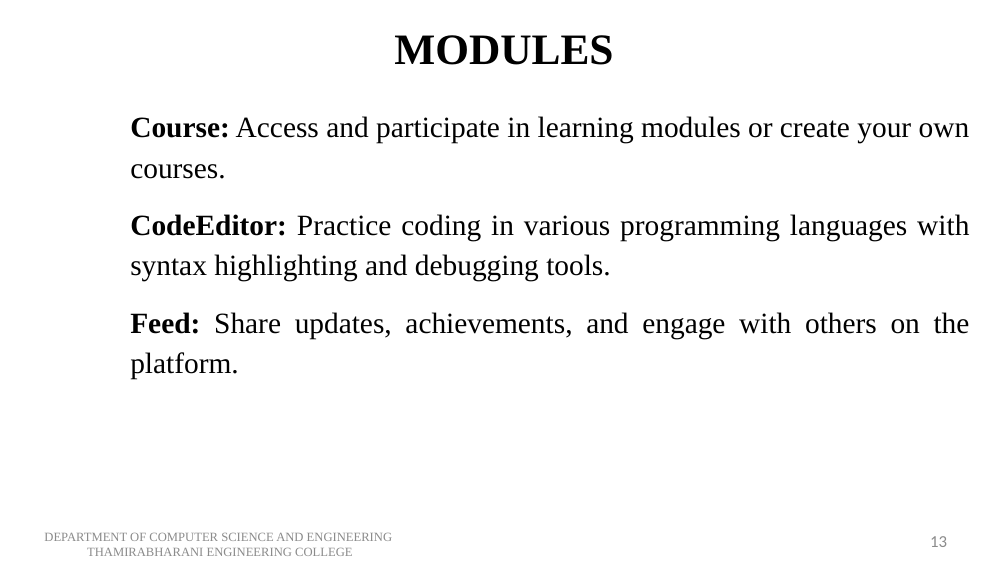
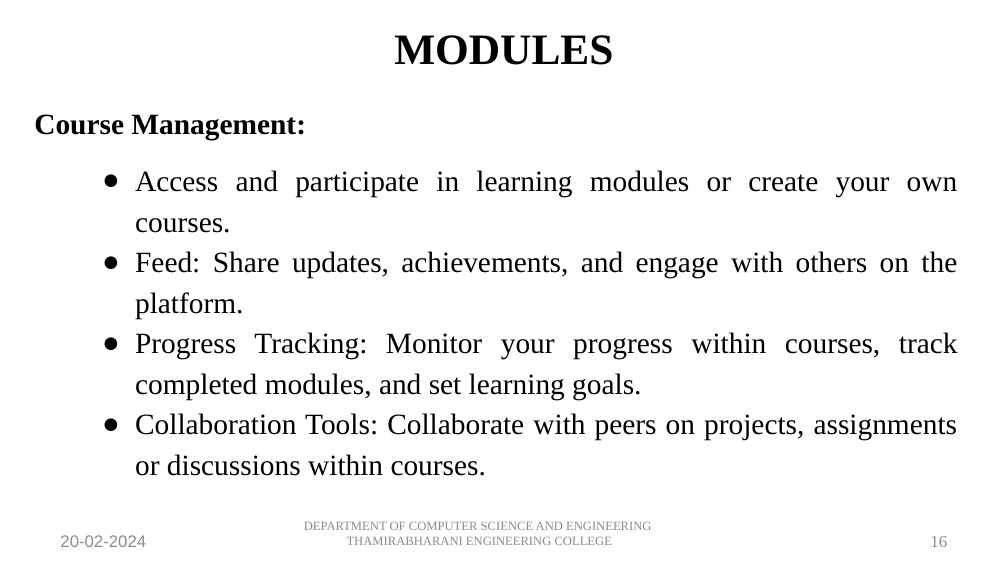
Before and after one commit to Saravana-Pon-Balan/LMS, a slide deck: slide 16 of Docs/review 1.pptx. Drawn at 1008x567 pixels with LibreOffice and Linux fonts; fonts in the diff are those of the drawing. Boxes give left, top, right and bottom in pixels: in the first picture for what was removed or moved away, otherwise in the second. Text is boxed around its words. In the diff, an @@ line names an element or a change of style, - is before the commit and + after.

```diff
--- a/Docs/review 1.pptx
+++ b/Docs/review 1.pptx
@@ text "Course Management:": place and size @@
-text "Course Management:" at [130,116,970,380]
+text "Course Management:" at [34,114,958,476]
@@ text at [34,114,958,233]: text changed @@
-Course: Access and participate in learning modules or create your own courses.
-CodeEditor: Practice coding in various programming languages with syntax highlighting and debugging tools.
+Course Management:
+● Access and participate in learning modules or create your own courses.
@@ text at [135,251,957,319]: bold off in "Feed:"; bullet none to ●; less space between paragraphs @@
@@ text at [135,332,958,476]: paragraphs added @@
+● Progress Tracking: Monitor your progress within courses, track completed modules, and set learning goals.
+● Collaboration Tools: Collaborate with peers on projects, assignments or discussions within courses.
@@ text added at [60,535,146,547], 12 pt, text #8B8B8B @@
+20-02-2024
@@ text "DEPARTMENT OF COMPUTER SCIENCE AND ...": place and size @@
-text "DEPARTMENT OF COMPUTER SCIENCE AND ..." at [44,533,392,556]
+text "DEPARTMENT OF COMPUTER SCIENCE AND ..." at [304,522,651,545]
@@ text at [930,536,947,547]: text changed; font Calibri to Times New Roman @@
-13
+16
```
Also in this commit, not shown: 11 other slides changed, 9 slides added, 6 slides removed, 9 other files.
